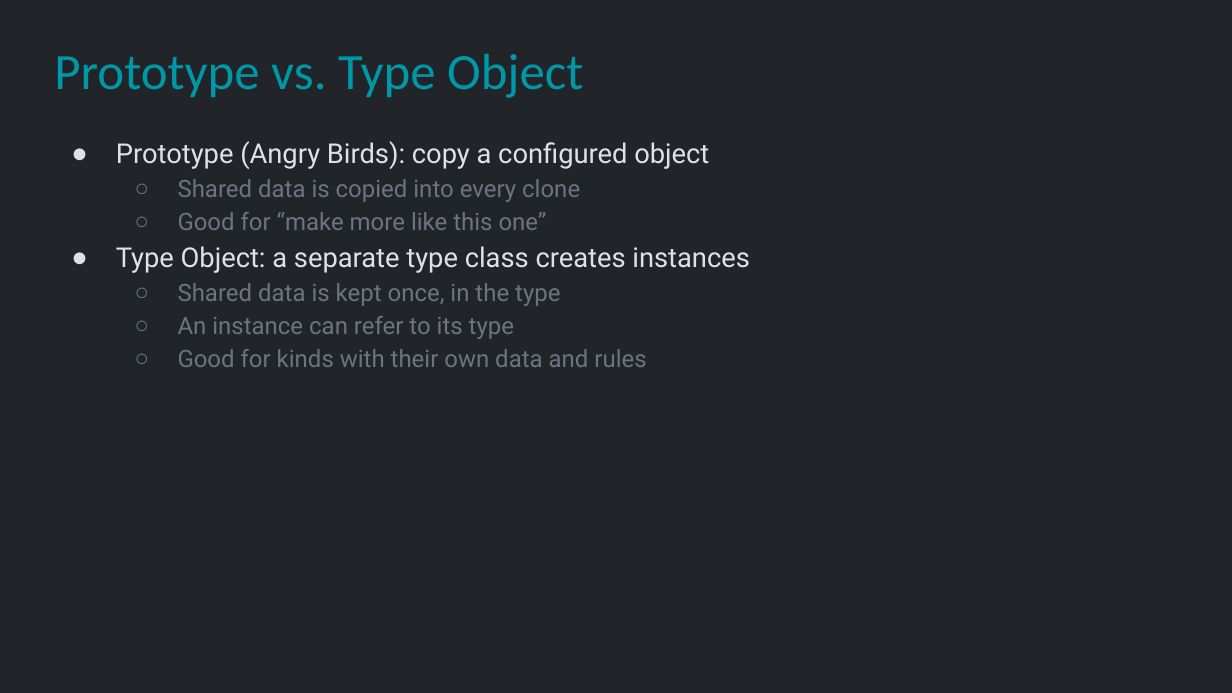
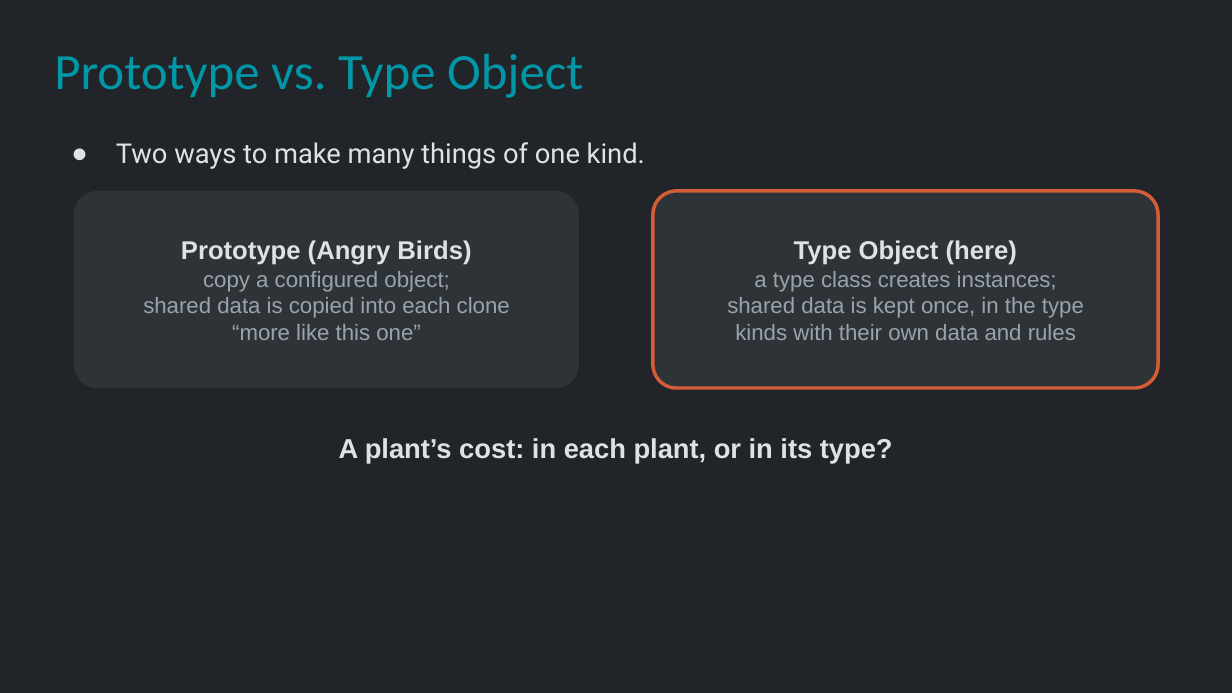
Before and after one commit to Metamate/gar, a slide deck: slide 18 of slides/09 Plants vs. Zombies.pptx. Drawn at 1232x693 pixels with LibreOffice and Linux fonts; fonts in the diff are those of the drawing. Boxes give left, top, right and bottom in pixels: in the first picture for what was removed or moved away, otherwise in the second. Text is boxed around its words. In the diff, an @@ line names an element or a change of style, - is before the commit and + after.

```diff
--- a/slides/09 Plants vs. Zombies.pptx
+++ b/slides/09 Plants vs. Zombies.pptx
@@ text at (x1=116, y1=142, x2=645, y2=169): text changed; size 14 to 16 pt; text colour #6C757D to #DEE2E6 @@
-● Prototype (Angry Birds): copy a configured object
-  ○ Shared data is copied into every clone
-  ○ Good for “make more like this one”
-● Type Object: a separate type class creates instances
-  ○ Shared data is kept once, in the type
-  ○ An instance can refer to its type
-  ○ Good for kinds with their own data and rules
+● Two ways to make many things of one kind.
@@ rounded rectangle added at (x1=74, y1=191, x2=579, y2=388), fill #2E3338, 13 pt, text #9AA3AB @@
+Prototype (Angry Birds)
+copy a configured object;
+shared data is copied into each clone
+“more like this one”
@@ rounded rectangle added at (x1=653, y1=191, x2=1158, y2=388), fill #2E3338, outline #D45D35 2 pt, 13 pt, text #9AA3AB @@
+Type Object (here)
+a type class creates instances;
+shared data is kept once, in the type
+kinds with their own data and rules
@@ text added at (x1=339, y1=438, x2=893, y2=464), 16 pt, text #DEE2E6, bold @@
+A plant’s cost: in each plant, or in its type?
```
Also in this commit, not shown: 5 other slides changed, 1 slide added.
